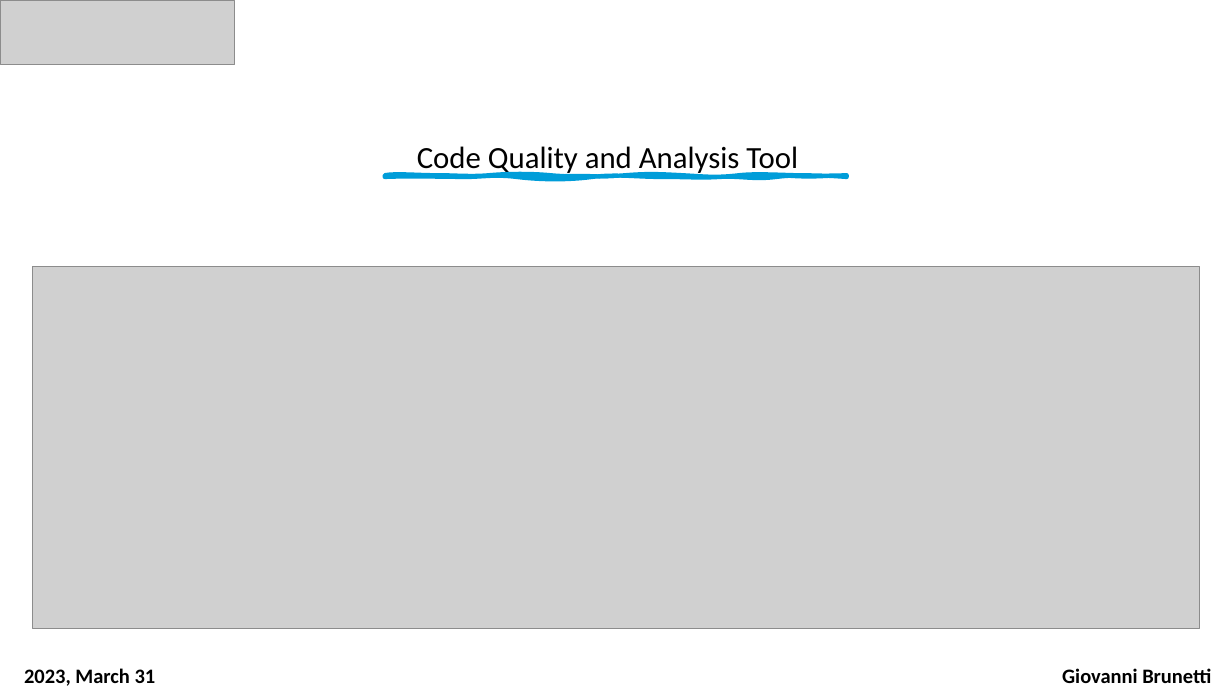
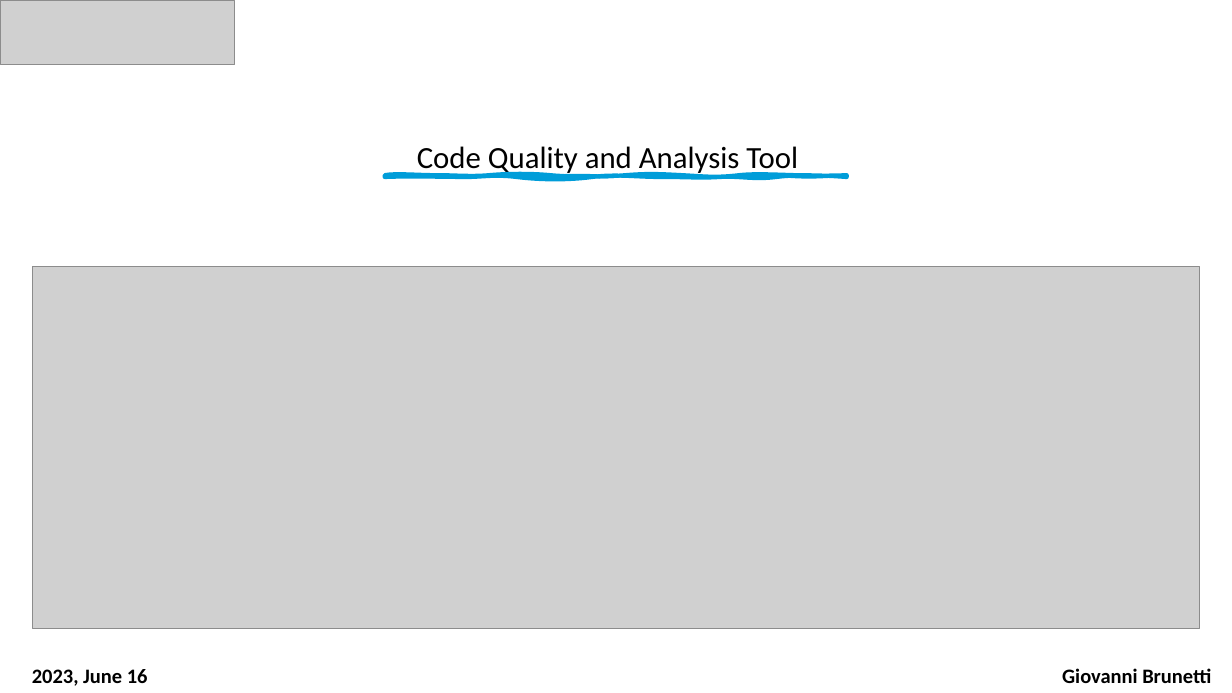
Before and after one commit to GB1609/ComputerScienceNotes, a slide deck: slide 1 of MyNotes/SonarQube/SonarQube.pptx. Drawn at 1232x693 pixels with LibreOffice and Linux fonts; fonts in the diff are those of the drawing; grey boxes stand for pictures. Boxes give left, top, right and bottom in pixels: in the first picture for what was removed or moved away, otherwise in the second. Text is boxed around its words. In the diff, an @@ line names an element or a change of style, - is before the commit and + after.

```diff
--- a/MyNotes/SonarQube/SonarQube.pptx
+++ b/MyNotes/SonarQube/SonarQube.pptx
@@ text at [32, 669, 148, 686]: text changed @@
-2023, March 31
+2023, June 16
```
Also in this commit, not shown: 4 other slides changed, 2 slides added, 8 other files.
